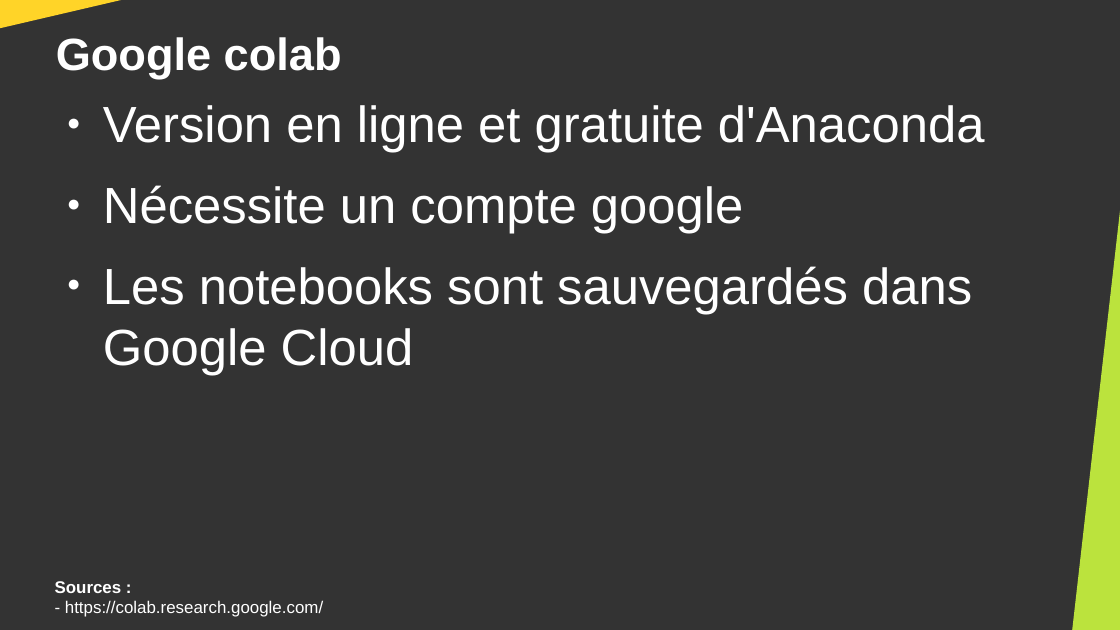
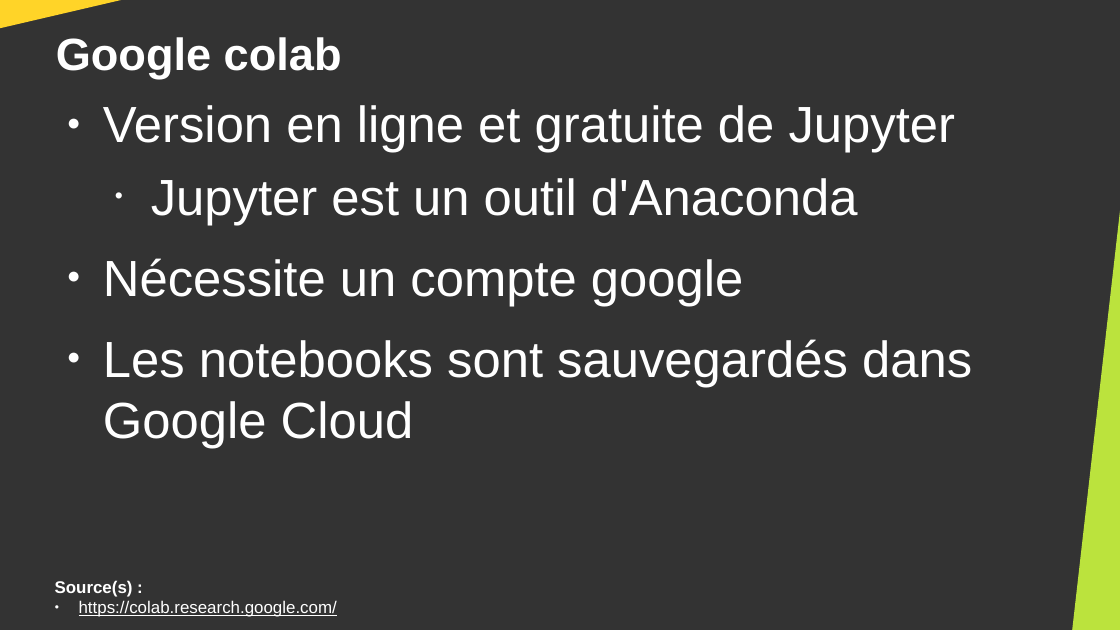
Before and after one commit to DanYellow/cours, a slide deck: slide 6 of big-data-s4/travaux-pratiques/numero-4/presentation.odp. Drawn at 1120x630 pixels with LibreOffice and Linux fonts; fonts in the diff are those of the drawing. Boxes give left, top, right and bottom in pixels: in the first picture for what was removed or moved away, otherwise in the second. Text is boxed around its words. In the diff, an @@ line names an element or a change of style, - is before the commit and + after.

```diff
--- a/big-data-s4/travaux-pratiques/numero-4/presentation.odp
+++ b/big-data-s4/travaux-pratiques/numero-4/presentation.odp
@@ text at [103,105,956,226]: text changed @@
-● Version en ligne et gratuite d'Anaconda
+● Version en ligne et gratuite de Jupyter
+  • Jupyter est un outil d'Anaconda
@@ text at [55,580,337,617]: text changed @@
-Sources :
-- https://colab.research.google.com/
+Source(s) :
+● https://colab.research.google.com/
```
Also in this commit, not shown: 4 other slides changed, 7 other files.
